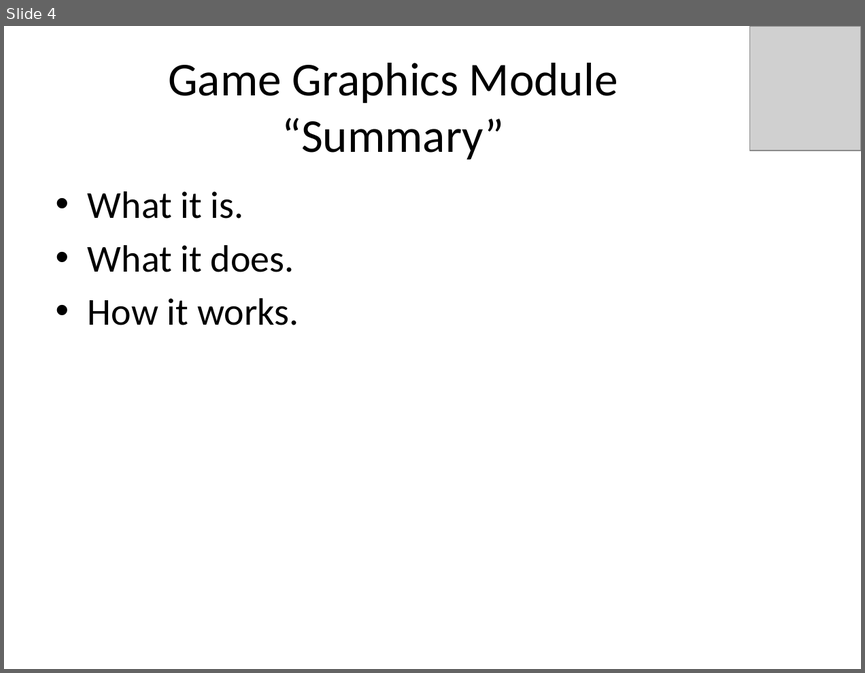
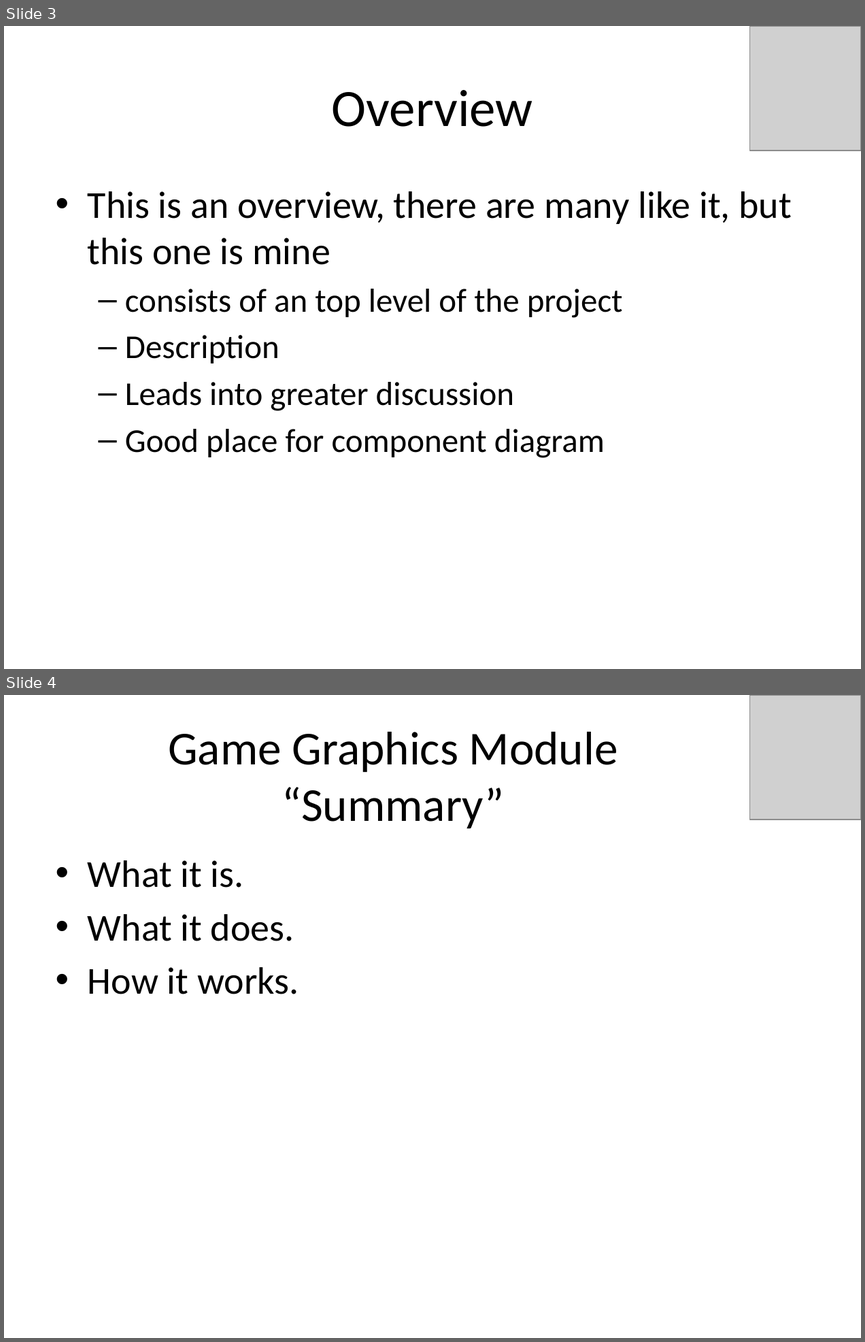
Before and after one commit to idxExtropy/duel-reality, a slide deck: Docs/DUEL REALITY .pptx. Shown one above the other, each under a label of ours: slide 4 before the commit, slides 3 and 4 after it. The pictures are 865x673 and 865x1342 pixels, drawn with LibreOffice and Linux fonts; fonts in the diff are those of the drawing; grey boxes stand for pictures. Boxes give left, top, right and bottom in pixels: in the first picture for what was removed or moved away, otherwise in the second. Text is boxed around its words. In the diff, an @@ line names an element or a change of style, - is before the commit and + after.

```diff
--- a/Docs/DUEL REALITY .pptx
+++ b/Docs/DUEL REALITY .pptx
@@ slide 3 added at <box>4,26,861,669</box>, background #FFFFFF @@
@@ picture added at <box>749,26,861,150</box> @@
@@ title added at <box>332,90,533,127</box>, 44 pt, text #000000 @@
+Overview
@@ text added at <box>88,191,791,458</box>, 28 pt, text #000000 @@
+• This is an overview, there are many like it, but this one is mine
+  – consists of an top level of the project
+  – Description
+  – Leads into greater discussion
+  – Good place for component diagram
```
Also in this commit, not shown: 9 slides changed, 7 other slides added, 4 slides removed.
